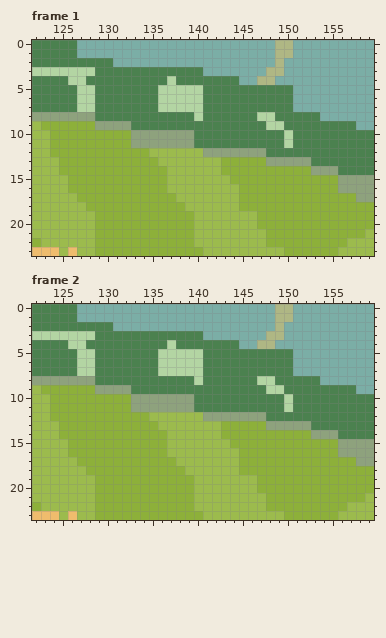
Pixel-art file: public/assets/aseprite sources/BackGroundMove.aseprite. This is how it looked before the edit.
160x90 pixels, 3 frames. Colours within 5 levels of each other are drawn and written as one. Shown: frame 1: x 122..159, y 0..23; frame 2: x 122..159, y 0..23. The commit also changed other frames or places, which this record leaves out.
Once edited:
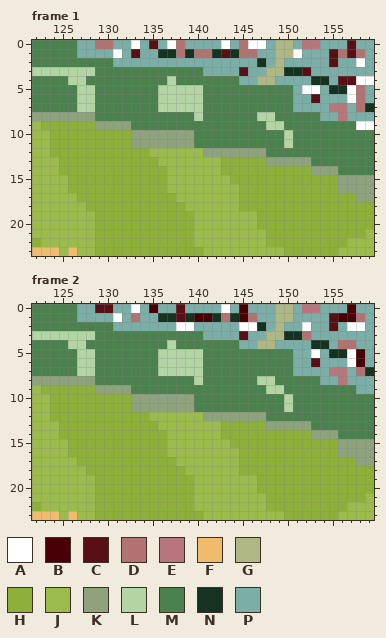
Palette (. is transparent): A #ffffff  B #480006  C #581016  D #b17272  E #b7767c  F #efbc6d  G #afb784  H #8db03a  J #9cbb4d  K #8ea27d  L #b3d5a3  M #4b814f  N #153320  P #7baea6
Changes in this commit:
--- frame 1
@@ x 122..159 @@
- 0 MMMMMPPPPPPPPPPPPPPPPPPPPPPGGPPPPPPPPP
- 1 MMMMMPPPPPPPPPPPPPPPPPPPPPPGGPPPPPPPPP
- 2 MMMMMMMMMPPPPPPPPPPPPPPPPPPGPPPPPPPPPP
- 3 LLLLLLLMMMMMMMMMMMMPPPPPPPGGPPPPPPPPPP
- 4 MMMMLLMMMMMMMMMLMMMMMMMPPGGPPPPPPPPPPP
- 5 MMMMMLLMMMMMMMLLLLLMMMMMMMMMMPPPPPPPPP
- 6 MMMMMLLMMMMMMMLLLLLMMMMMMMMMMPPPPPPPPP
- 7 MMMMMLLMMMMMMMLLLLLMMMMMMMMMMPPPPPPPPP
- 8 KKKKKKKMMMMMMMMMMMLMMMMMMLLMMMMMPPPPPP
- 9 JHHHHHHKKKKMMMMMMMMMMMMMMMLLMMMMMMMMPP
+ 0 MMMMMPPDDPPAPCPADPPPPAPDAAPGGPEEPPPCPP
+ 1 MMMMMPPPPAPCPPNNDNDDNCNDDPPGGAPPPCDCDP
+ 2 MMMMMMMMMPPPPPPPPPPPPPPPPNPGPPPPPCPPAP
+ 3 LLLLLLLMMMMMMMMMMMMPPPPCPPGGNNCPPPPPPP
+ 4 MMMMLLMMMMMMMMMLMMMMMMMPPGGPPPPNNPCCAA
+ 5 MMMMMLLMMMMMMMLLLLLMMMMMMMMMMPAAPNNADP
+ 6 MMMMMLLMMMMMMMLLLLLMMMMMMMMMMPPCPPPADP
+ 7 MMMMMLLMMMMMMMLLLLLMMMMMMMMMMPPPPEEPDN
+ 8 KKKKKKKMMMMMMMMMMMLMMMMMMLLMMMMMPPEPPP
+ 9 JHHHHHHKKKKMMMMMMMMMMMMMMMLLMMMMMMMMAA
 10 JJHHHHHHHHHKKKKKKKMMMMMMMMMMLMMMMMMMMM
--- frame 2
@@ x 122..159 @@
- 0 MMMMMPPPPPPPPPPPPPPPPPPPPPPGGPPPPPPPPP
- 1 MMMMMPPPPPPPPPPPPPPPPPPPPPPGGPPPPPPPPP
- 2 MMMMMMMMMPPPPPPPPPPPPPPPPPPGPPPPPPPPPP
- 3 LLLLLLLMMMMMMMMMMMMPPPPPPPGGPPPPPPPPPP
- 4 MMMMLLMMMMMMMMMLMMMMMMMPPGGPPPPPPPPPPP
- 5 MMMMMLLMMMMMMMLLLLLMMMMMMMMMMPPPPPPPPP
- 6 MMMMMLLMMMMMMMLLLLLMMMMMMMMMMPPPPPPPPP
- 7 MMMMMLLMMMMMMMLLLLLMMMMMMMMMMPPPPPPPPP
- 8 KKKKKKKMMMMMMMMMMMLMMMMMMLLMMMMMPPPPPP
+ 0 MMMMMPPCCPPAPBPPCPPPPAPBPPPGGPEEPPPBPP
+ 1 MMMMMPPPPAPDPPNNCNBBNDNBDPPGGPPPPCBBDP
+ 2 MMMMMMMMMPPPPPPPAAPPPPPAANPGPPAPPCPAAP
+ 3 LLLLLLLMMMMMMMMMMMMPPPPCPPGGNNDPPPPPPP
+ 4 MMMMLLMMMMMMMMMLMMMMMMMPPGGPPPPNNPDDPP
+ 5 MMMMMLLMMMMMMMLLLLLMMMMMMMMMMPPAPNNABP
+ 6 MMMMMLLMMMMMMMLLLLLMMMMMMMMMMPPCPPPABP
+ 7 MMMMMLLMMMMMMMLLLLLMMMMMMMMMMPPPPEEPDN
+ 8 KKKKKKKMMMMMMMMMMMLMMMMMMLLMMMMMPPEPPP
  9 JHHHHHHKKKKMMMMMMMMMMMMMMMLLMMMMMMMMPP
Boxes around the changes in both pictures, in picture pixels (x1, y1, x2, y2):
changed: (95, 40, 374, 130)
changed: (95, 304, 374, 385)
